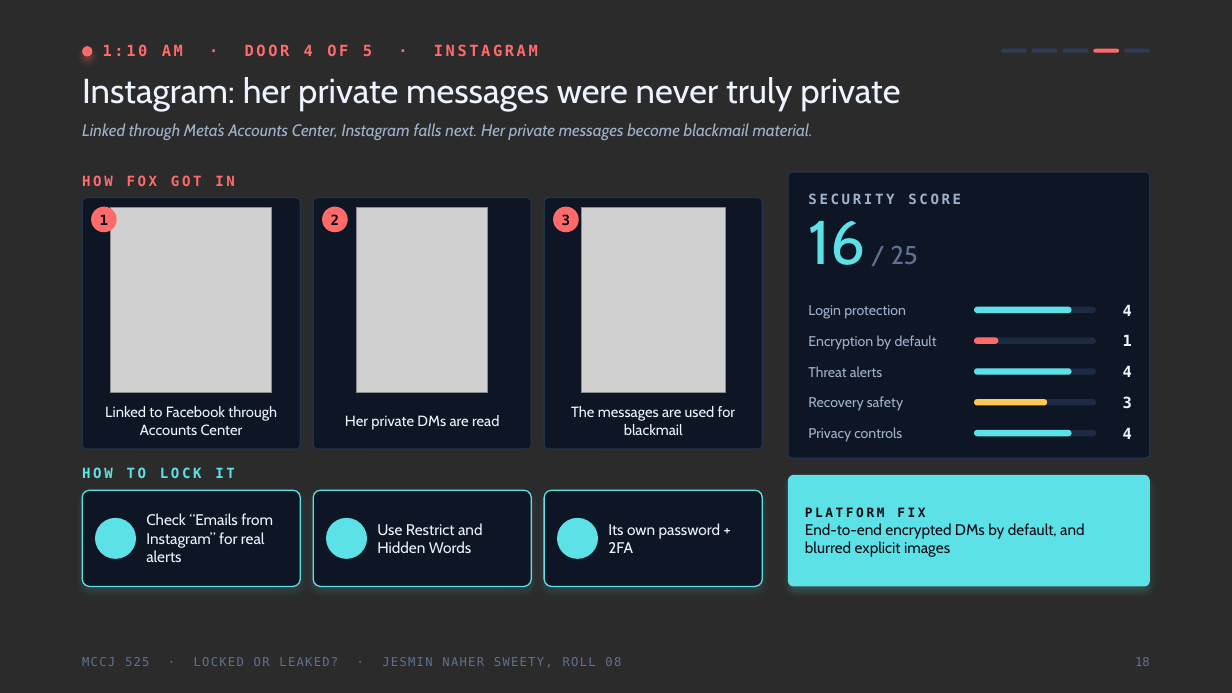
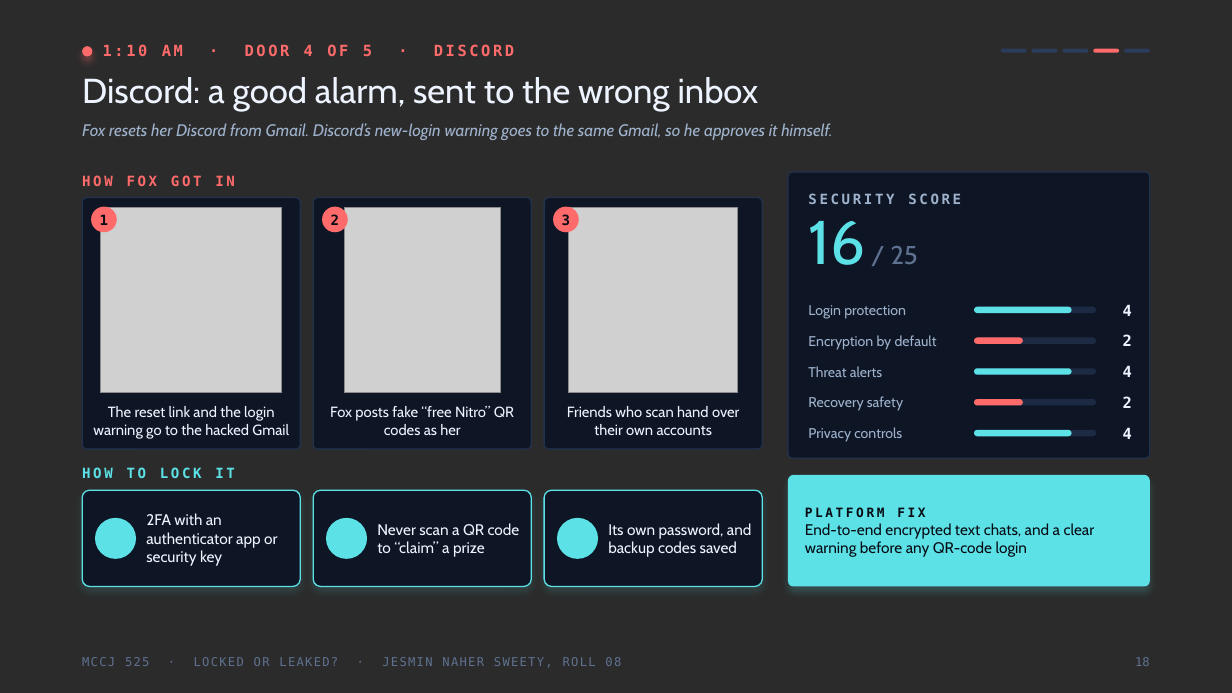
Before and after one commit to jeet42-byte/bangladesh-crime-monitor, a slide deck: slide 18 of cybercrime-assignment/Locked_or_Leaked_Sparrow_Midnight_Group.pptx. Drawn at 1232x693 pixels with LibreOffice and Linux fonts; fonts in the diff are those of the drawing; grey boxes stand for pictures; background and template pictures are left out; a plain dark background stands for a picture behind light text. Boxes give left, top, right and bottom in pixels: in the first picture for what was removed or moved away, otherwise in the second. Text is boxed around its words. In the diff, an @@ line names an element or a change of style, - is before the commit and + after.

```diff
--- a/cybercrime-assignment/Locked_or_Leaked_Sparrow_Midnight_Group.pptx
+++ b/cybercrime-assignment/Locked_or_Leaked_Sparrow_Midnight_Group.pptx
@@ text at (103, 44, 514, 56): text changed @@
-1:10 AM · DOOR 4 OF 5 · INSTAGRAM
+1:10 AM · DOOR 4 OF 5 · DISCORD
@@ text at (82, 77, 759, 111): text changed @@
-Instagram: her private messages were never truly private
+Discord: a good alarm, sent to the wrong inbox
@@ text at (82, 123, 832, 140): text changed @@
-Linked through Meta’s Accounts Center, Instagram falls next. Her private messages become blackmail material.
+Fox resets her Discord from Gmail. Discord’s new-login warning goes to the same Gmail, so he approves it himself.
@@ picture: place and size @@
-picture at (111, 208, 272, 393)
+picture at (101, 208, 282, 393)
@@ picture: place and size @@
-picture at (357, 208, 487, 393)
+picture at (345, 208, 501, 393)
@@ picture: place and size @@
-picture at (581, 208, 726, 393)
+picture at (568, 208, 738, 393)
@@ rounded rectangle: place and size @@
-rounded rectangle at (974, 337, 998, 344)
+rounded rectangle at (974, 337, 1023, 344)
@@ text at (1123, 334, 1132, 346): text changed @@
-1
+2
@@ text at (93, 406, 289, 439): text changed @@
-Linked to Facebook through Accounts Center
+The reset link and the login warning go to the hacked Gmail
@@ text at (330, 406, 514, 435): text changed @@
-Her private DMs are read
+Fox posts fake “free Nitro” QR codes as her
@@ text at (567, 406, 739, 435): text changed @@
-The messages are used for blackmail
+Friends who scan hand over their own accounts
@@ rounded rectangle: place and size @@
-rounded rectangle at (974, 399, 1047, 406)
+rounded rectangle at (974, 399, 1023, 406)
@@ rounded rectangle at (974, 399, 1023, 406): fill #FFC857 to #FF6B6B @@
@@ text at (1123, 396, 1132, 408): text changed @@
-3
+2
@@ text in rounded rectangle at (805, 507, 1095, 557): text changed @@
-PLATFORM FIX
-End-to-end encrypted DMs by default, and blurred explicit images
+PLATFORM FIX
+End-to-end encrypted text chats, and a clear warning before any QR-code login
@@ text at (146, 513, 277, 566): text changed @@
-Check “Emails from Instagram” for real alerts
+2FA with an authenticator app or security key
@@ text at (377, 523, 520, 557): text changed @@
-Use Restrict and Hidden Words
+Never scan a QR code to “claim” a prize
@@ text at (608, 523, 751, 557): text changed @@
-Its own password + 2FA
+Its own password, and backup codes saved
```
Also in this commit, not shown: 4 other slides changed, 4 other files.
